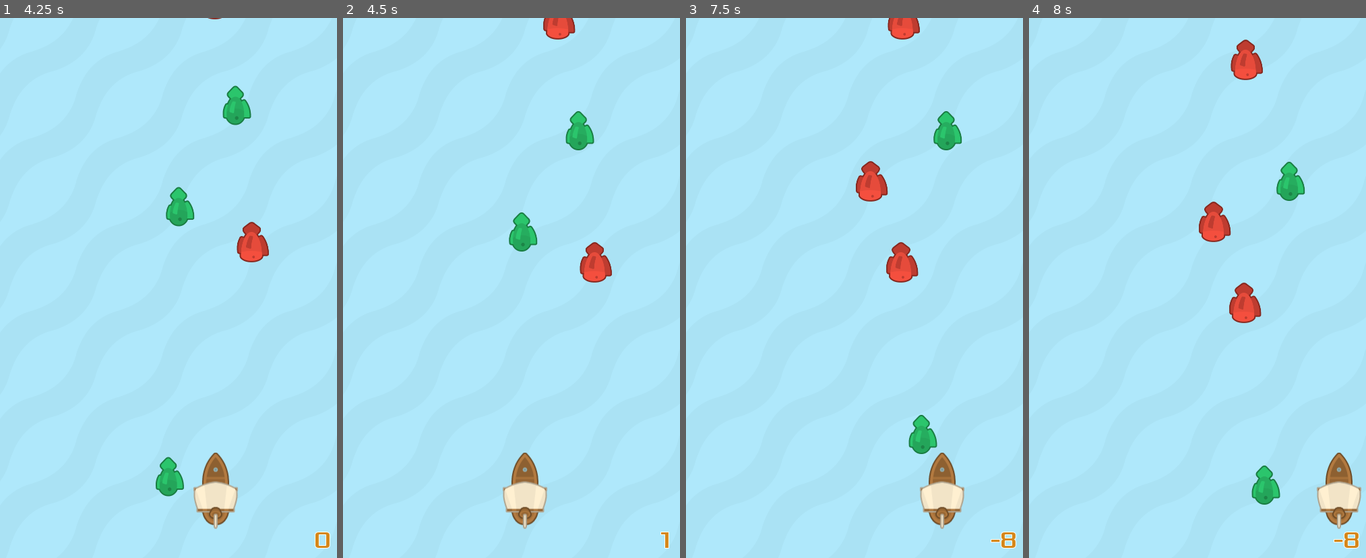
Above: before the commit, frames 1-4 (left to right).
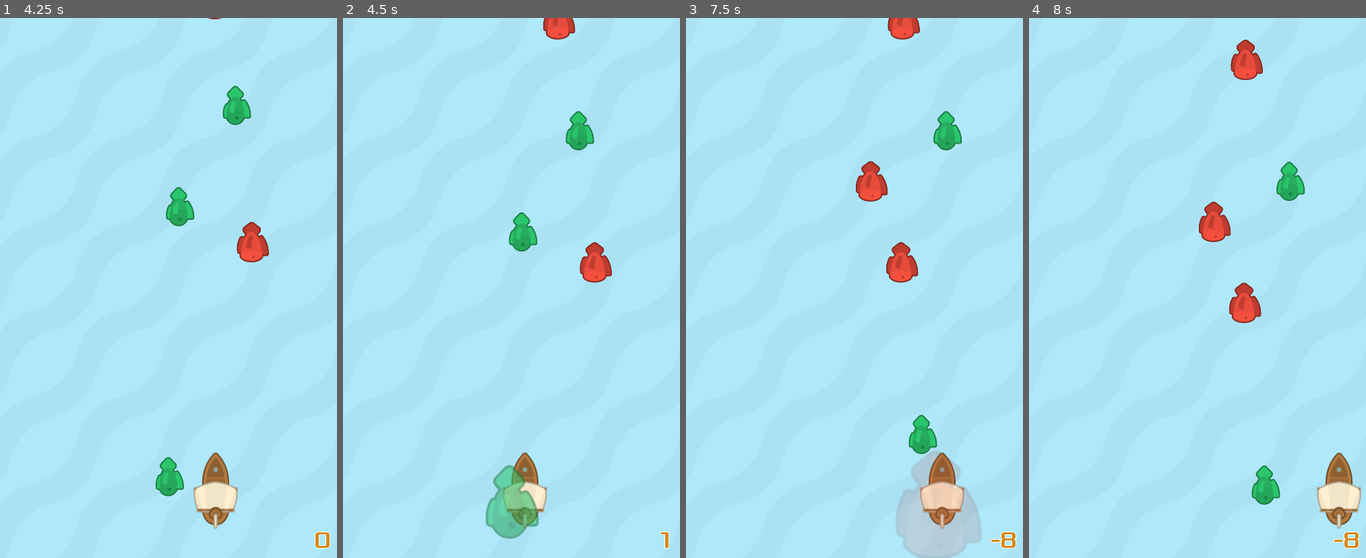
Above: after the commit, the same moments.

Repository: mwa/seaworthy
Game: Godot game, scene res://scenes/Sea.tscn
Two runs of this game, one before a commit and one after it. Both use one fixed random seed, a clock stepped at 60 frames per second and the inputs below.
Inputs:
- Up to frame 1 (4.25 s): hold Right (ui_right) 0.53-1.28 s; hold Left (ui_left) 1.28-2.03 s; hold Right (ui_right) 2.03-3.53 s; hold Left (ui_left) from 3.53 s (still down)
- Up to frame 2 (4.5 s): keep holding Left (ui_left)
- Up to frame 3 (7.5 s): release Left (ui_left) at 5.78 s; hold Right (ui_right) from 5.78 s (still down)
- Up to frame 4 (8 s): keep holding Right (ui_right)

Frame 1 is identical in both runs. In frame 2, 1.5% of the frame differs, in the area x 42-59%, y 82-97%; in frame 3, 2.6%, in the area x 62-88%, y 80-100%; in frame 4, nothing differs.

Commit message:
add tween animation for fish pickup

Diff:
--- a/scripts/BadFish.gd
+++ b/scripts/BadFish.gd
@@ -3,6 +3,23 @@
 
 var speed = 120  # speed in pixels/s
 var velocity = Vector2(0, speed)
+
+var tween = null
+var tween_duration = 0.3
+
+
+func _ready():
+	# setup tween animation
+	tween = Tween.new()
+	tween.interpolate_property(
+		$Sprite, 'scale',
+		$Sprite.get_scale(), Vector2.ONE * 1.5, tween_duration,
+		Tween.TRANS_QUAD, Tween.EASE_OUT)
+	tween.interpolate_property(
+		$Sprite, 'modulate:a',
+		$Sprite.modulate.a, 0, tween_duration,
+		Tween.TRANS_QUAD, Tween.EASE_OUT)
+	add_child(tween)
 
 
 # Called every frame. 'delta' is the elapsed time since the previous frame.
@@ -27,4 +44,8 @@
 	if body.has_method('on_bad_fish_caught'):
 		# handle collision
 		body.on_bad_fish_caught()
-		remove()
+
+		# animate
+		z_index = 2
+		tween.connect('tween_all_completed', self, 'remove')
+		tween.start()
--- a/scripts/Fish.gd
+++ b/scripts/Fish.gd
@@ -3,6 +3,23 @@
 
 var speed = 150  # speed in pixels/s
 var velocity = Vector2(0, speed)
+
+var tween = null
+var tween_duration = 0.2
+
+
+func _ready():
+	# setup tween animation
+	tween = Tween.new()
+	tween.interpolate_property(
+		$Sprite, 'scale',
+		$Sprite.get_scale(), Vector2.ONE * 1.5, tween_duration,
+		Tween.TRANS_QUAD, Tween.EASE_OUT)
+	tween.interpolate_property(
+		$Sprite, 'modulate:a',
+		$Sprite.modulate.a, 0, tween_duration,
+		Tween.TRANS_QUAD, Tween.EASE_OUT)
+	add_child(tween)
 
 
 # Called every frame. 'delta' is the elapsed time since the previous frame.
@@ -27,4 +44,8 @@
 	if body.has_method('on_fish_touched'):
 		# handle collision
 		body.on_fish_touched()
-		remove()
+
+		# animate
+		z_index = 2
+		tween.connect('tween_all_completed', self, 'remove')
+		tween.start()
